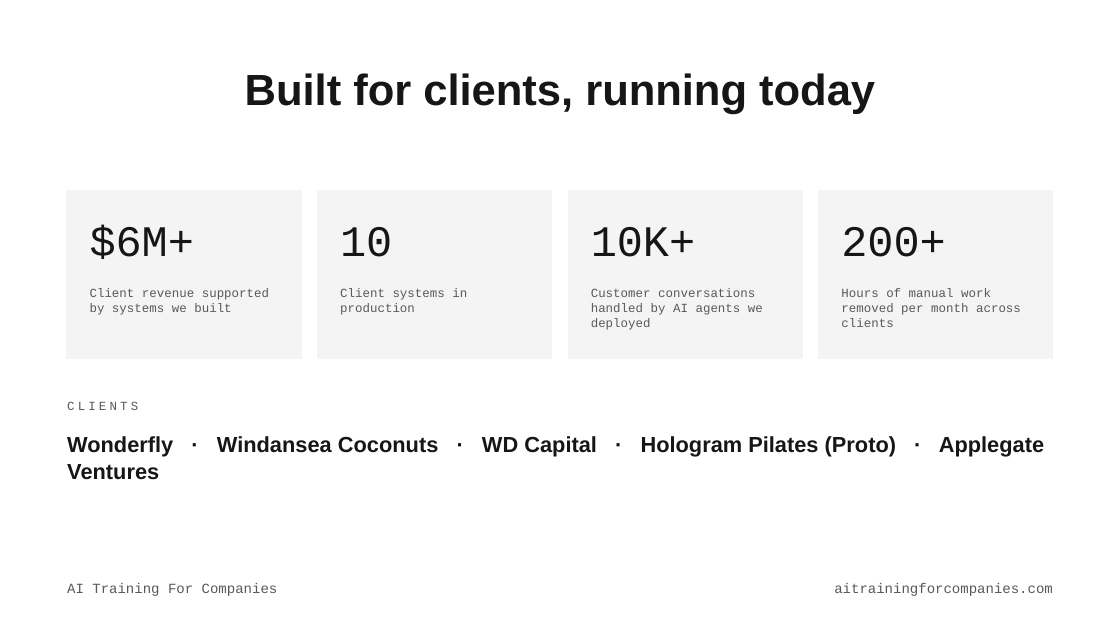
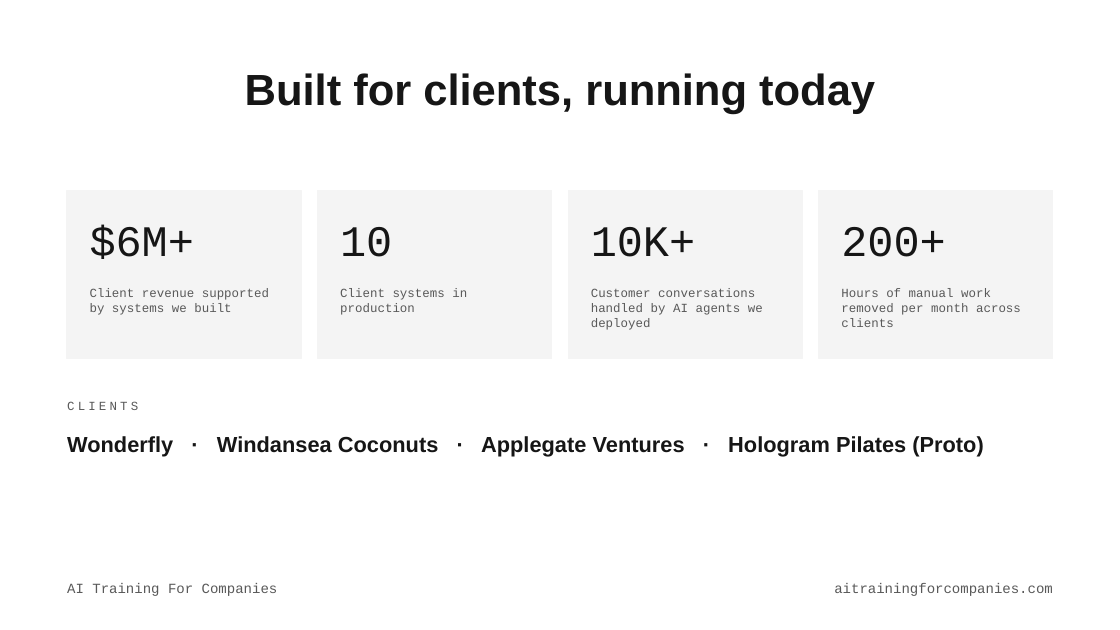
Before and after one commit to wonderfly123/ai-training-for-companies, a slide deck: slide 6 of docs/deck/AI-Training-For-Companies.pptx. Drawn at 1120x630 pixels with LibreOffice and Linux fonts; fonts in the diff are those of the drawing. Boxes give left, top, right and bottom in pixels: in the first picture for what was removed or moved away, otherwise in the second. Text is boxed around its words. In the diff, an @@ line names an element or a change of style, - is before the commit and + after.

```diff
--- a/docs/deck/AI-Training-For-Companies.pptx
+++ b/docs/deck/AI-Training-For-Companies.pptx
@@ text at (x1=67, y1=436, x2=983, y2=457): text changed @@
-Wonderfly · Windansea Coconuts · WD Capital · Hologram Pilates (Proto) · Applegate Ventures
+Wonderfly · Windansea Coconuts · Applegate Ventures · Hologram Pilates (Proto)
```
Also in this commit, not shown: 1 other slide changed, 6 other files.
